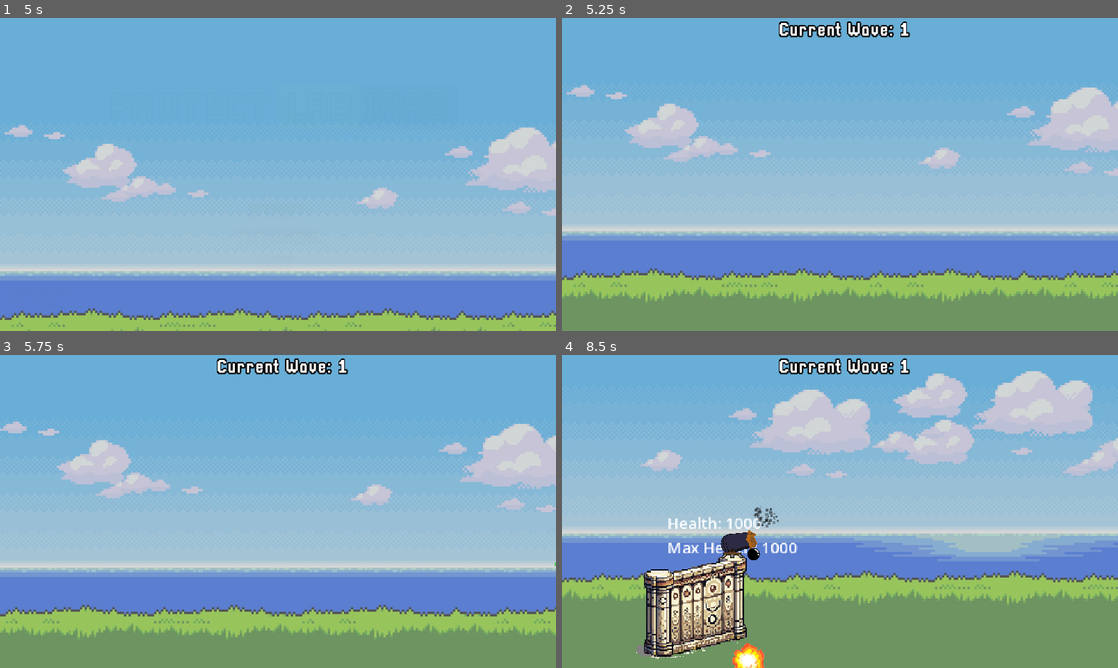
Above: before the commit, frames 1-4 (two rows, left to right).
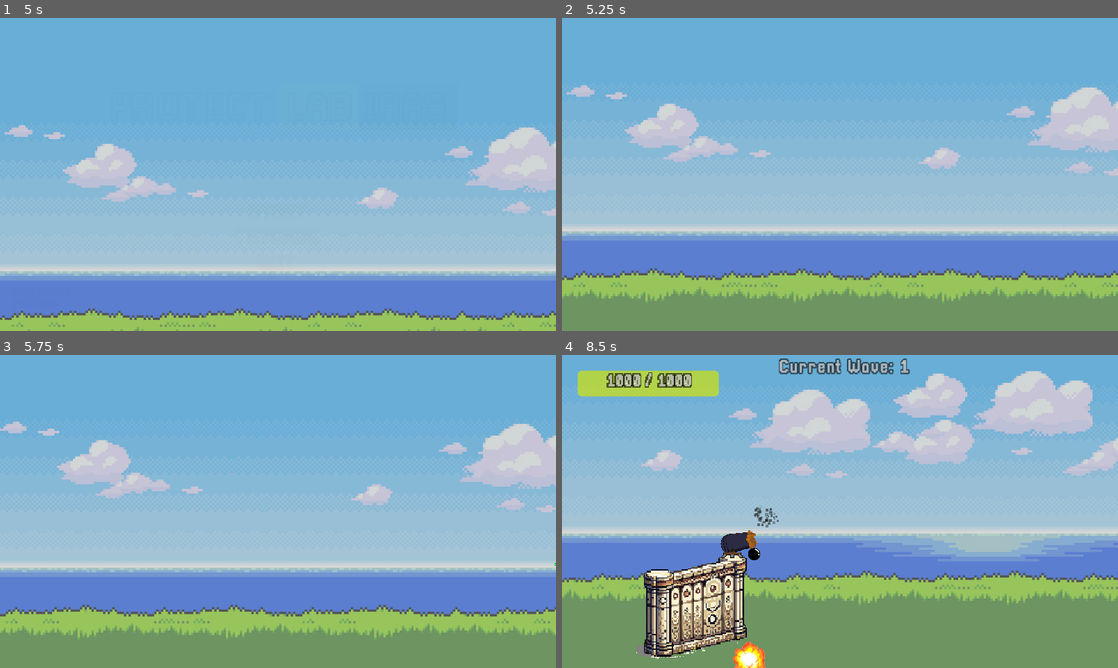
Above: after the commit, the same moments.

Repository: GabrFelps/Protect-LABIRAS
Game: Godot game, scene res://scenes/menu.tscn
Two runs of this game, one before a commit and one after it. Both use one fixed random seed, a clock stepped at 60 frames per second and the inputs below.
Inputs (mouse positions are in pixels of both pictures, inside the frame that each line leads up to):
- Up to frame 1 (5 s): move the mouse to (400, 158) at 0.52 s; click (400, 158) at 0.67 s; move the mouse to (166, 190) at 1.27 s; click (166, 190) at 1.42 s; move the mouse to (333, 105) at 2.02 s; click (333, 105) at 2.17 s; move the mouse to (250, 237) at 2.77 s; click (250, 237) at 2.92 s; click "START" at 3.5 s; click "START" at 4.25 s
- Up to frame 2 (5.25 s): move the mouse to (1006, 221) at 5.02 s; click (1006, 221) at 5.17 s
- Up to frame 3 (5.75 s): no input
- Up to frame 4 (8.5 s): move the mouse to (673, 464) at 5.77 s; click (673, 464) at 5.92 s; move the mouse to (867, 511) at 6.52 s; click (867, 511) at 6.67 s; move the mouse to (756, 433) at 7.27 s; click (756, 433) at 7.42 s; move the mouse to (962, 495) at 8.02 s; click (962, 495) at 8.17 s

Frame 1 is identical in both runs. In frame 2, 0.8% of the frame differs, in the area x 39-63%, y 1-7%; in frame 3, 0.8%; in frame 4, 3.7%, in the area x 2-63%, y 1-100%.

Commit message:
feat: hud feito no mundo

Diff:
--- a/game/scenes/wall.tscn
+++ b/game/scenes/wall.tscn
@@ -25,6 +25,7 @@
 shape = SubResource("ConvexPolygonShape2D_i030u")
 
 [node name="Label" type="Label" parent="."]
+visible = false
 offset_left = -25.2
 offset_top = -94.4
 offset_right = 14.8
--- a/game/scenes/world.tscn
+++ b/game/scenes/world.tscn
@@ -12,6 +12,13 @@
 font_size = 32
 outline_size = 8
 outline_color = Color(0, 0, 0, 1)
+
+[sub_resource type="StyleBoxFlat" id="StyleBoxFlat_v3n8i"]
+bg_color = Color(0.92549, 1, 0, 1)
+corner_radius_top_left = 5
+corner_radius_top_right = 5
+corner_radius_bottom_right = 5
+corner_radius_bottom_left = 5
 
 [node name="World" type="Node2D"]
 script = ExtResource("1_dmpuy")
@@ -59,6 +66,7 @@
 texture = ExtResource("5_ljoss")
 
 [node name="Label" type="Label" parent="CanvasLayer"]
+modulate = Color(1, 1, 1, 0)
 anchors_preset = 2
 anchor_top = 1.0
 anchor_bottom = 1.0
@@ -89,9 +97,42 @@
 horizontal_alignment = 1
 vertical_alignment = 1
 
+[node name="ProgressBar" type="ProgressBar" parent="CanvasLayer"]
+modulate = Color(1, 1, 1, 0)
+offset_left = 27.0
+offset_top = 27.0
+offset_right = 175.0
+offset_bottom = 54.0
+scale = Vector2(1.64831, 1.64831)
+theme_override_styles/fill = SubResource("StyleBoxFlat_v3n8i")
+show_percentage = false
+
+[node name="Label" type="Label" parent="CanvasLayer/ProgressBar"]
+texture_filter = 1
+layout_mode = 1
+anchors_preset = 8
+anchor_left = 0.5
+anchor_top = 0.5
+anchor_right = 0.5
+anchor_bottom = 0.5
+offset_left = -20.0
+offset_top = -11.5
+offset_right = 20.0
+offset_bottom = 11.5
+grow_horizontal = 2
+grow_vertical = 2
+theme = ExtResource("6_m7m7j")
+theme_override_constants/outline_size = 7
+theme_override_font_sizes/font_size = 16
+text = "1000 / 1000"
+horizontal_alignment = 1
+vertical_alignment = 1
+
 [node name="Pause" parent="." instance=ExtResource("7_yc2xl")]
 process_mode = 3
 
 [node name="Enemies" type="Node2D" parent="."]
 
 [connection signal="timeout" from="SpawnTimer" to="." method="_on_spawn_timer_timeout"]
+
+[editable path="Pause"]
--- a/game/scripts/cannon.gd
+++ b/game/scripts/cannon.gd
@@ -22,7 +22,7 @@
 
 	# Aumenta a força
 	if launchPower > 0:
-		launchPower = min(launchPower + 0.85, 100.0);
+		launchPower = min(launchPower + 1.0, 100.0);
 	trajectory.modulate.a = launchPower/45; # estética de aumento de opacidade
 
 ## Input do mouse
--- a/game/scripts/enemy.gd
+++ b/game/scripts/enemy.gd
@@ -17,7 +17,7 @@
 func _ready() -> void:
 	wave_min = int(Global.enemy_db.get(my_key).get("wave_min"));
 	Global.enemyNode = self;
-	initialize()
+	initialize();
 	velocity.x = -SPEED;
 	health = MAX_HEALTH;
 	label.text = my_key +"\nmax health: " + str(MAX_HEALTH);
@@ -52,6 +52,7 @@
 	sprite_node.material.set("shader_parameter/active", false);
 
 func die():
+	print("AIAIA")
 	Global.dead_enemies_in_wave += 1;
 	# verificando se a quantidade de inimigos mortos é igual ao quantidade max de inimigos da wave atual
 	if (Global.dead_enemies_in_wave == Global.max_enemy_per_wave):
--- a/game/scripts/singletons/Global.gd
+++ b/game/scripts/singletons/Global.gd
@@ -29,7 +29,7 @@
 	get_db("enemy_db");
 	get_db("game_db");
 
-func _process(delta) -> void:
+func _physics_process(delta) -> void:
 	if enemyNode != null:
 		enemyNode.all_enemies_died.connect(change_wave);
 		enemyNode = null;
--- a/game/scripts/wall.gd
+++ b/game/scripts/wall.gd
@@ -1,7 +1,7 @@
 extends Area2D
 
-@export var MAX_HEALTH : int;
-@onready var health: int;
+@export var MAX_HEALTH : float;
+@onready var health: float;
 
 @onready var health_particles : PackedScene = preload("res://scenes/health_particles.tscn");
 
@@ -20,19 +20,22 @@
 
 # Restaura 15% do hp do muro
 func restore_health():
-	health = clampi(health+(MAX_HEALTH*0.15), 0, MAX_HEALTH);
+	var _prevHealth = health;
+	health = clamp(health+(MAX_HEALTH*0.15), 0, MAX_HEALTH);
 	var _particles : CPUParticles2D = health_particles.instantiate();
 	_particles.emitting = true;
 	add_child(_particles);
 	update_health_label();
+	get_parent().update_healthbar(MAX_HEALTH, health, health/MAX_HEALTH * 100);
 
-# Toma dano
+## Toma dano
 func take_damage(attack : Attack):
-	print("tomei dano prain");
+	var _prevHealth = health;
 	health -= attack.attack_damage;
 	if health <= 0:
 		pass;
 	update_health_label();
+	get_parent().update_healthbar(MAX_HEALTH, max(health, 0), (health/MAX_HEALTH * 100));
 
 func update_health_label():
-	$Label.text = "Health: " + str(health) + "\nMax Health: " + str(MAX_HEALTH);
+	$Label.text = "Health: " + str(int(health)) + "\nMax Health: " + str(int(MAX_HEALTH));
--- a/game/scripts/world.gd
+++ b/game/scripts/world.gd
@@ -1,4 +1,6 @@
 extends Node2D
+
+signal camera_finished;
 
 # dicionário de cenas de inimigos
 var enemies : Dictionary = {
@@ -23,11 +25,13 @@
 
 func _ready():
 	Global.levelNode = self;
+	Global.wave_changed.connect(show_wave);
 	move_camera_to_place();
-	Global.wave_changed.connect(show_wave);
+	await camera_finished;
+	show_hud($CanvasLayer/Label);
+	show_hud($CanvasLayer/ProgressBar);
 
-
-func _process(delta) -> void:
+func _physics_process(delta) -> void:
 	# atualizando wave no label
 	label_wave.text = "Current Wave: " + str(Global.current_wave);
 	stop_spawn_timer();
@@ -80,6 +84,16 @@
 	_cameraZoomTween.tween_property($Camera2D, "zoom", Vector2(0.67,0.67), 3).set_trans(Tween.TRANS_QUART);
 	_cameraPosTween.tween_property($Camera2D, "position", Vector2(654, 140), 3).set_trans(Tween.TRANS_QUART);
 	_bgTween = _bgTween.tween_property($CanvasLayer/TextureRect, "position", Vector2(-480,-540), 3).set_trans(Tween.TRANS_QUART);
+	await _bgTween.finished;
+	emit_signal("camera_finished");
+
+## Atualiza a barra de vida no canto superior esquerdo.
+func update_healthbar(max_value, current_value, value) -> void:
+	var _tween = get_tree().create_tween();
+	var _healthBar : ProgressBar = $CanvasLayer/ProgressBar;
+	var _healthBarText : Label = $CanvasLayer/ProgressBar/Label
+	_tween.tween_property(_healthBar, "value", value, 0.5);
+	_healthBarText.text = "%s / %s" %[current_value, max_value];
 
 
 ## Avisa na tela qual wave o jogador está
@@ -89,7 +103,7 @@
 	warn.text = "WAVE " + str(Global.current_wave);
 	currWave.visible = false;
 	warn.scale = Vector2(1,1);
-	warn.modulate.a = 0.0
+	warn.modulate.a = 0.0;
 	var _alphaTween = get_tree().create_tween();
 	var _sizeTween = get_tree().create_tween();
 	_alphaTween.tween_property (
@@ -114,3 +128,7 @@
 	);
 	await (_alphaTween.finished);
 	currWave.visible = true;
+
+func show_hud(node) -> void:
+	var _tween = get_tree().create_tween();
+	_tween.tween_property(node, "modulate", Color(1.0,1.0,1.0,1.0), 0.7);
Not shown: 1 places in game/scenes/world.tscn that only renumber resources
